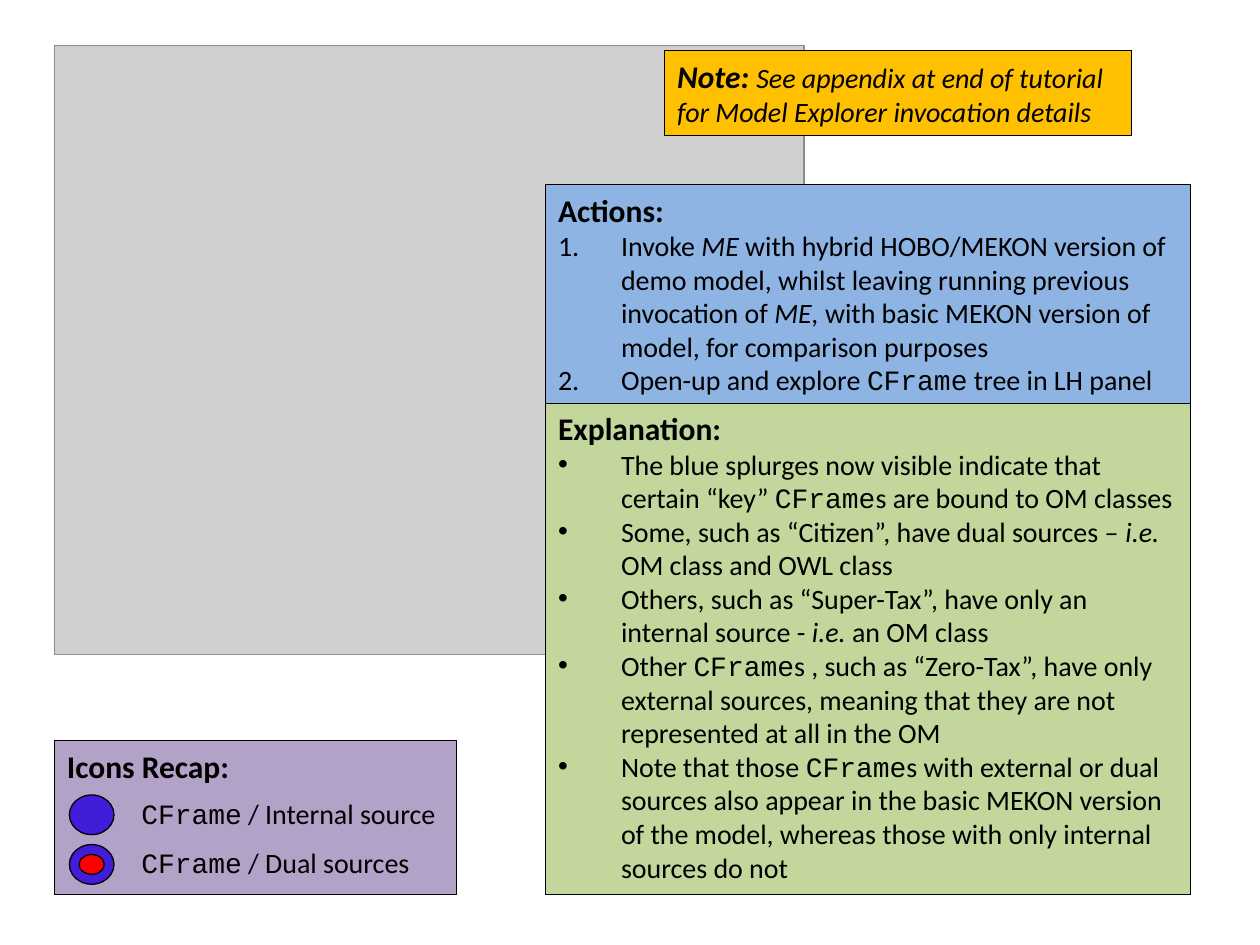
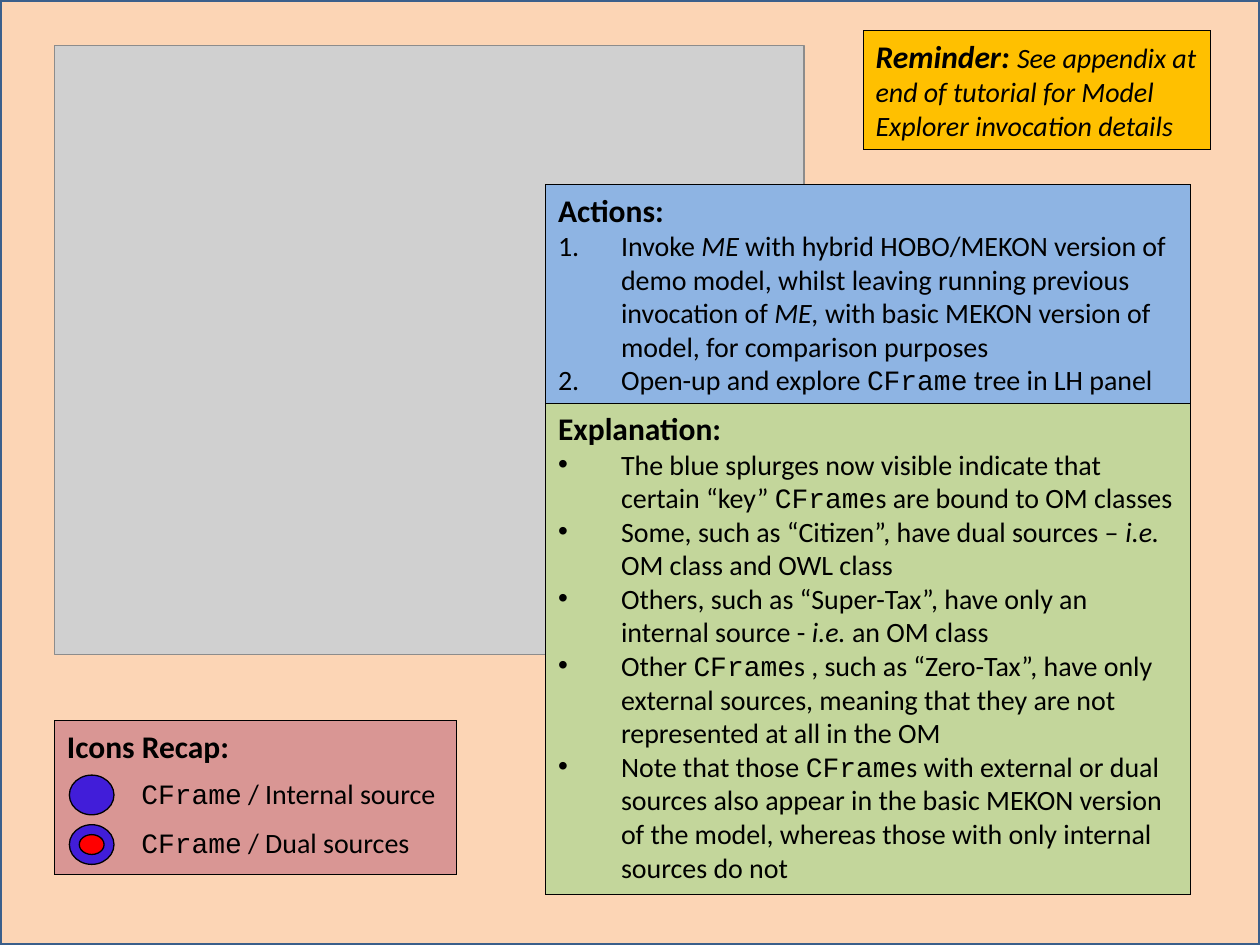
Before and after one commit to colin-puleston/mekon-hobo, a slide deck: slide 23 of docs/MEKON-HOBO Introductory Tutorial.pptx. Drawn at 1260x945 pixels with LibreOffice and Linux fonts; fonts in the diff are those of the drawing; grey boxes stand for pictures. Boxes give left, top, right and bottom in pixels: in the first picture for what was removed or moved away, otherwise in the second. Text is boxed around its words. In the diff, an @@ line names an element or a change of style, - is before the commit and + after.

```diff
--- a/docs/MEKON-HOBO Introductory Tutorial.pptx
+++ b/docs/MEKON-HOBO Introductory Tutorial.pptx
@@ rectangle added at [0,0,1260,945], fill #FCD5B5, outline #3A5F8C 2 pt @@
@@ rectangle "Reminder: See appendix at end ...": place and size @@
-rectangle "Reminder: See appendix at end ..." at [665,50,1131,135]
+rectangle "Reminder: See appendix at end ..." at [863,32,1211,150]
@@ text in rectangle at [876,46,1196,141]: text changed @@
-Note: See appendix at end of tutorial for Model Explorer invocation details
+Reminder: See appendix at end of tutorial for Model Explorer invocation details
@@ rectangle "Icons Recap:" at [54,721,456,874]: fill #B3A2C7 to #D99694 @@
@@ 3 ellipses, 2 texts, 1 rectangle: place and size @@
-3 ellipses, 2 texts, 1 rectangle at [54,741,456,895]
+3 ellipses, 2 texts, 1 rectangle at [54,721,456,874]
```
Also in this commit, not shown: 28 other slides changed, 1 slide added.
